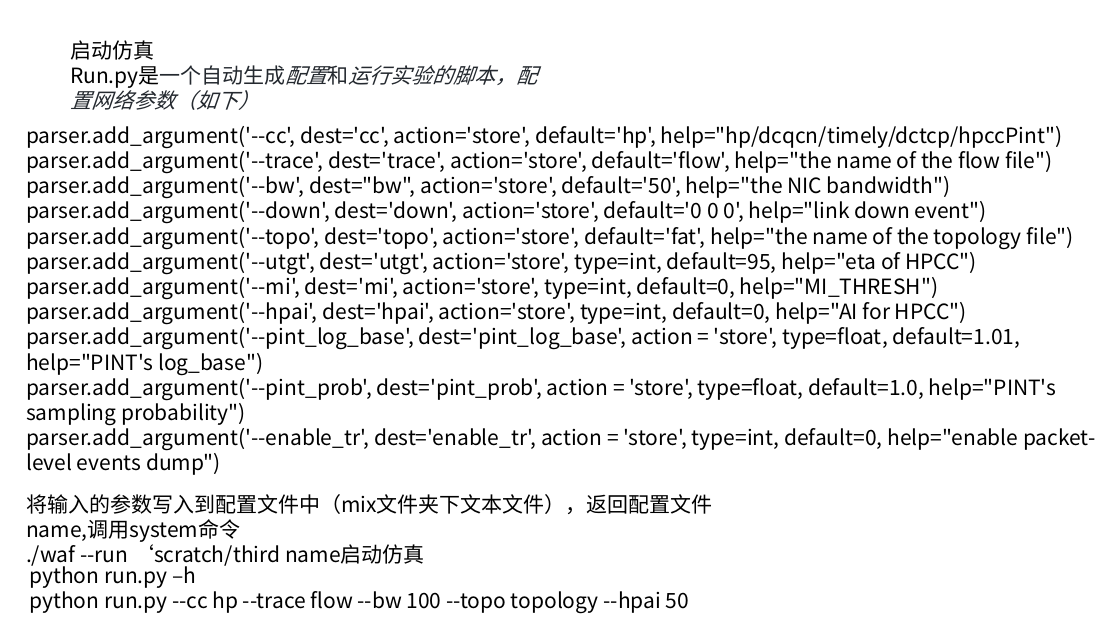
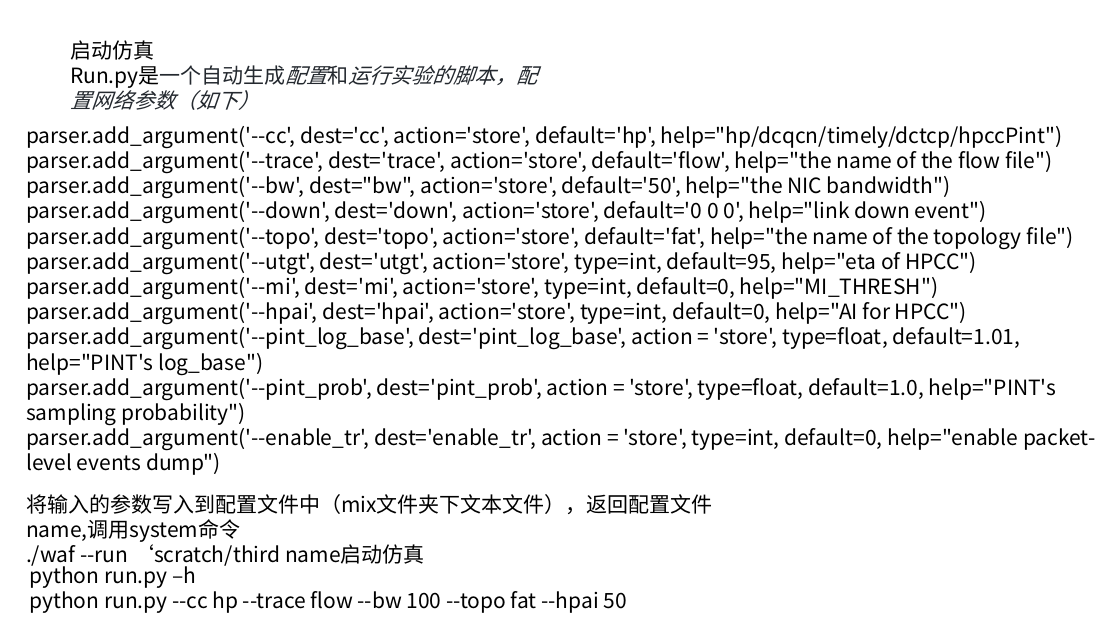
Before and after one commit to JinPeng-Zhang/DCN-LSTM_PID-congestion-control, a slide deck: slide 24 of paper/毕设思路 [自动保存的] [自动保存的].pptx. Drawn at 1120x630 pixels with LibreOffice and Linux fonts; fonts in the diff are those of the drawing. Boxes give left, top, right and bottom in pixels: in the first picture for what was removed or moved away, otherwise in the second. Text is boxed around its words. In the diff, an @@ line names an element or a change of style, - is before the commit and + after.

```diff
--- a/paper/毕设思路 [自动保存的] [自动保存的].pptx
+++ b/paper/毕设思路 [自动保存的] [自动保存的].pptx
@@ text at bbox=[29, 587, 627, 613]: text changed @@
-python run.py --cc hp --trace flow --bw 100 --topo topology --hpai 50
+python run.py --cc hp --trace flow --bw 100 --topo fat --hpai 50
```
Also in this commit, not shown: 1 other slide changed, 3 slides added, 23 other files.
